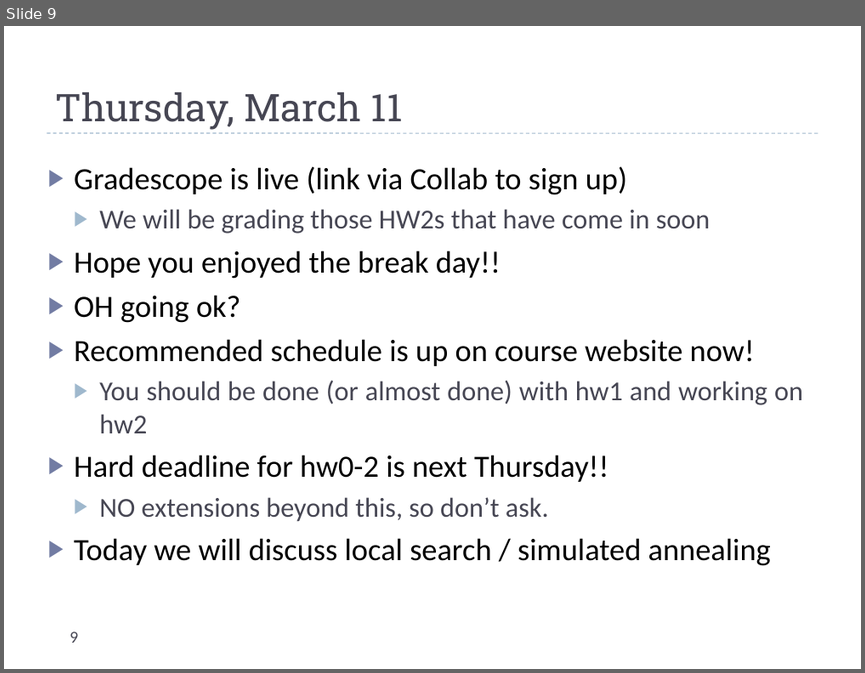
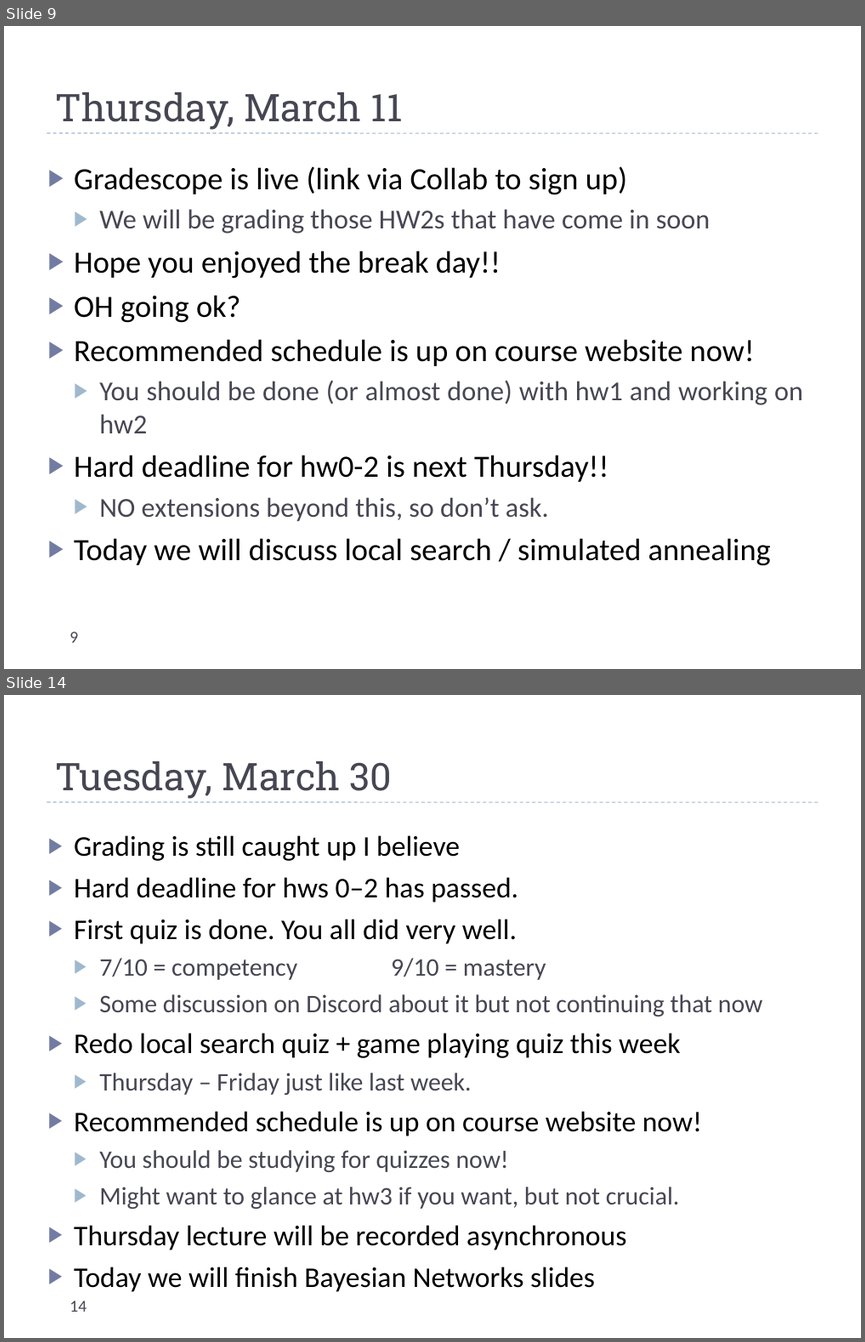
Before and after one commit to markfloryan/AI, a slide deck: slides/dailyannouncements.pptx. Shown one above the other, each under a label of ours: slide 9 before the commit, slides 9 and 14 after it; the slides between them are not shown. The pictures are 865x673 and 865x1342 pixels, drawn with LibreOffice and Linux fonts; fonts in the diff are those of the drawing. Boxes give left, top, right and bottom in pixels: in the first picture for what was removed or moved away, otherwise in the second. Text is boxed around its words. In the diff, an @@ line names an element or a change of style, - is before the commit and + after.

```diff
--- a/slides/dailyannouncements.pptx
+++ b/slides/dailyannouncements.pptx
@@ slide 14 added at (4, 695, 861, 1338), background #FFFFFF; not listed: 1 template element that a slide beside it also shows @@
@@ title added at (55, 761, 392, 799), 32 pt, text #464653 @@
+Tuesday, March 30
@@ text added at (74, 835, 762, 1292), 24.1 pt, text #000000 @@
+▶ Grading is still caught up I believe
+▶ Hard deadline for hws 0–2 has passed.
+▶ First quiz is done. You all did very well.
+  ▶ 7/10 = competency 9/10 = mastery
+  ▶ Some discussion on Discord about it but not continuing that now
+▶ Redo local search quiz + game playing quiz this week
+  ▶ Thursday – Friday just like last week.
+▶ Recommended schedule is up on course website now!
+  ▶ You should be studying for quizzes now!
+  ▶ Might want to glance at hw3 if you want, but not crucial.
+▶ Thursday lecture will be recorded asynchronous
+▶ Today we will finish Bayesian Networks slides
@@ page number added at (69, 1300, 86, 1311), 14 pt, text #464653 @@
+14
```
Also in this commit, not shown: 6 other slides added, 18 other files.
